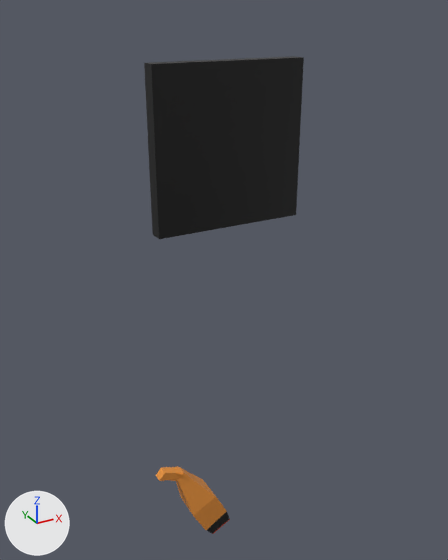
What one commit did to the Blender file Assets/Models/cornFlower.blend.
Before and after are seen from a 50 mm camera at (-0.186, -0.328, 0.599) aimed at (-0.001, 0.009, 0.431). The axes (+X, +Y, +Z) are drawn at lower left. The lights are the same throughout.
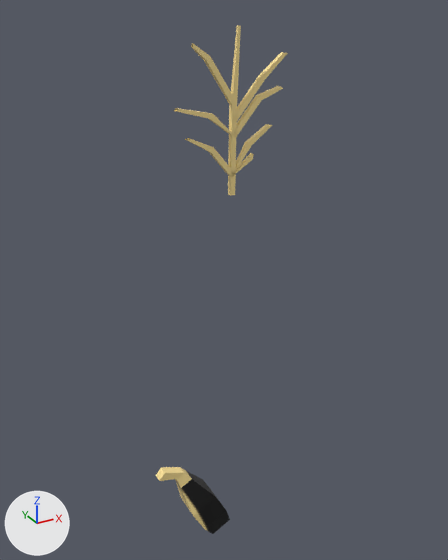
Where the change shows, as pixel boxes (x1, y1, x2, y2) in the pictures (448 x 560 px):
'Plane', reshaped, modifiers changed (17% narrower, 6% taller)
    before: (144, 56, 304, 534)
    after: (156, 26, 288, 534)
part 1 of me_plane_001, added (yellow)
    after: (185, 124, 272, 176)
part 2 of me_plane_001, added (yellow)
    after: (173, 86, 283, 138)
part 3 of me_plane_001, built on
    before: (144, 56, 304, 239)
    after: (191, 26, 288, 196)
part 4 of me_plane_001, surface changed
    both: (156, 467, 230, 534)

The edits, one by one:
me_plane_001 is used by ob_plane; location (0.0, 0.0, -0.0015).
me_plane_001 had 28 vertices, 23 faces and spanned x -0.059..0.05, y -0.011..0.011, z 0.23..0.573.
me_plane_001 now has 104 vertices, 84 faces and spans x -0.059..0.037, y -0.011..0.011, z 0.23..0.592.
me_plane_001 part 1: a new loose piece of 24 vertices spanning x -0.03..0.028, y -0.002..0.002, z 0.506..0.535, in mat_corntexture_png (picture img_corntexture_png).
me_plane_001 part 2: a new loose piece of 20 vertices spanning x -0.037..0.035, y -0.002..0.002, z 0.529..0.557, in mat_corntexture_png (picture img_corntexture_png).
Part 3, on me_plane_001:
4 vertices are removed from x -0.05..0.05, y 0.0, z 0.473..0.573.
1 face is deleted.
22 vertices are added at x -0.025..0.037, y -0.002..0.001, z 0.494..0.592.
14 new vertices lie (0.0, 0.004, 0.0) away from vertices in x -0.018..0.037, y -0.002, z 0.494..0.576.
26 new faces join them.
me_plane_001 part 4: 22 kept faces spanning x -0.059..-0.005, y -0.011..0.011, z 0.23..0.3 get new texture (UV) coordinates.
Object 'Plane' (ob_plane) loses its SOLIDIFY modifier named 'Solidify'.
Modifier setting removed (it was nonmanifold_thickness_mode = 'FIXED').
Modifier setting removed (it was nonmanifold_merge_threshold = 0.0003).
